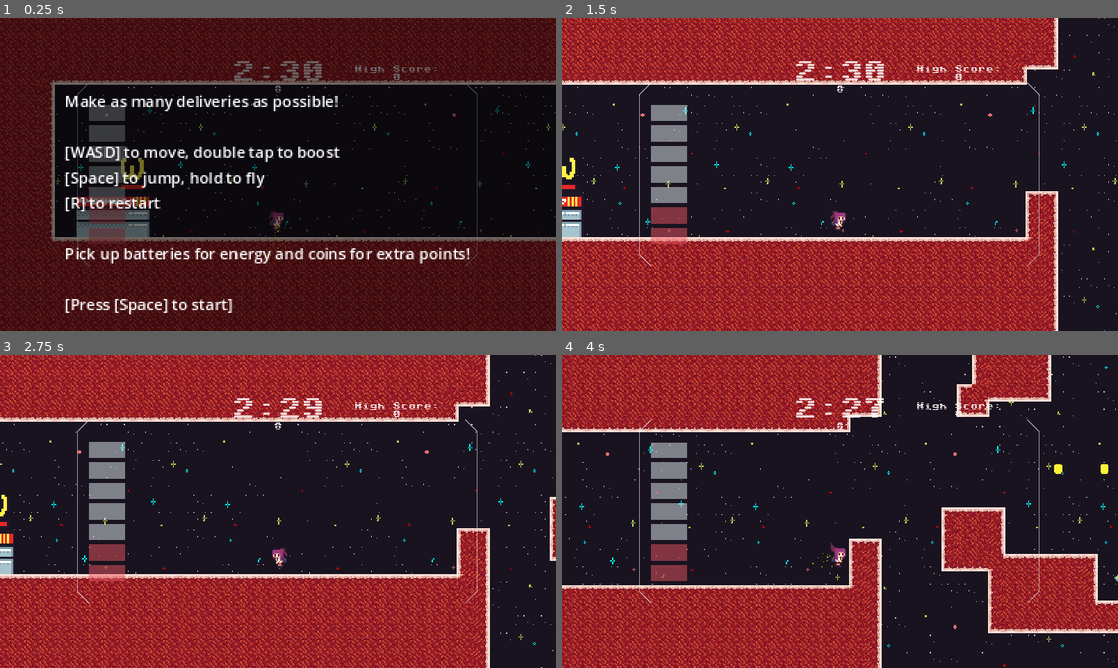
Above: before the commit, frames 1-4 (two rows, left to right).
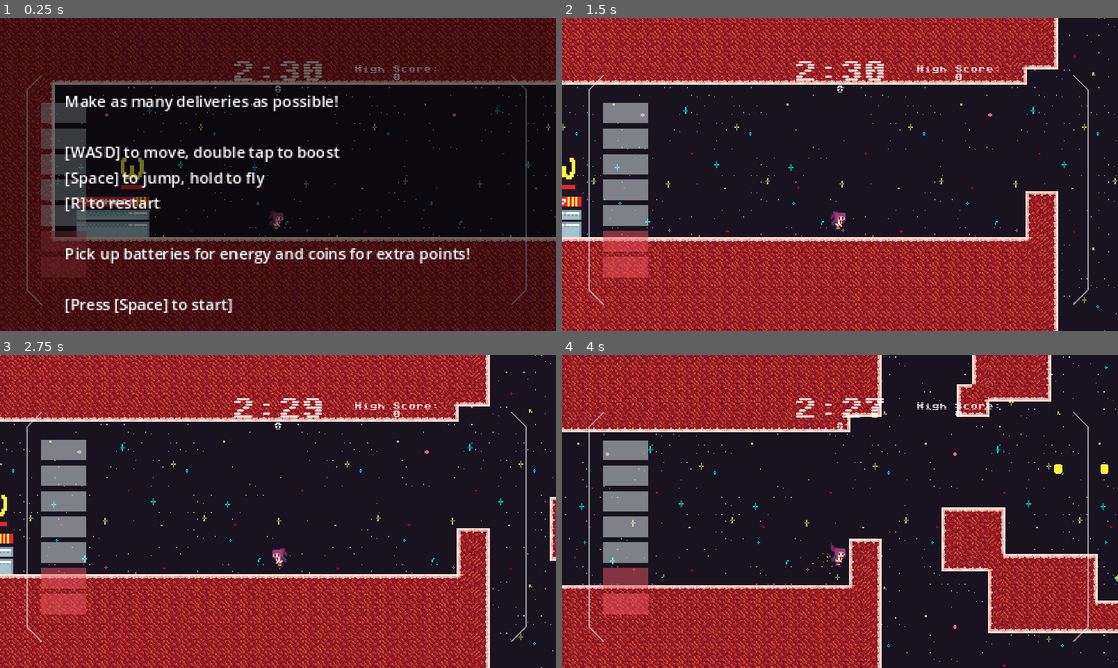
Above: after the commit, the same moments.

Repository: ryiuthere/ScoreJam2024
Game: Godot game, scene res://Assets/Scenes/Main.tscn
The game is run twice, just before and just after one commit, with the same random seed, the same clock (stepped at 60 frames per second) and the same inputs. Sound files missing from this copy of the repository are replaced by a short silence.
Inputs:
- Up to frame 1 (0.25 s): no input
- Up to frame 2 (1.5 s): tap Enter at 0.5 s; hold D (right) from 0.53 s (still down); tap Space (jump) at 0.77 s
- Up to frame 3 (2.75 s): tap Space (jump) at 1.52 s; release D (right) at 2.03 s; hold A (left) from 2.03 s (still down)
- Up to frame 4 (4 s): release A (left) at 2.78 s; hold D (right) from 2.78 s (still down); tap Space (jump) at 3.02, 3.77 s

The runs differ from the first frame. In frame 1, 5.2% of the frame differs, in the area x 4-95%, y 18-92%; in frame 2, 6.5%; in frame 3, 6.5%; in frame 4, 6.5%.

Commit message:
scaled hud
jetpack particles were also emitting by default for some reason so now they don't

Diff:
--- a/Assets/Scenes/Player.tscn
+++ b/Assets/Scenes/Player.tscn
@@ -193,6 +193,7 @@
 shape = SubResource("CapsuleShape2D_bpknv")
 
 [node name="HoverParticles" type="GPUParticles2D" parent="."]
+emitting = false
 amount = 75
 process_material = SubResource("ParticleProcessMaterial_40a31")
 speed_scale = 1.65
--- a/Assets/Scenes/hud.tscn
+++ b/Assets/Scenes/hud.tscn
@@ -23,8 +23,8 @@
 script = ExtResource("1_x88rf")
 
 [node name="Window" type="Node2D" parent="."]
-position = Vector2(-231.135, -129.625)
-scale = Vector2(0.4, 0.4)
+position = Vector2(-289.525, -146)
+scale = Vector2(0.5, 0.5)
 
 [node name="Sidebars" type="Sprite2D" parent="Window"]
 modulate = Color(1, 1, 1, 0.623529)
